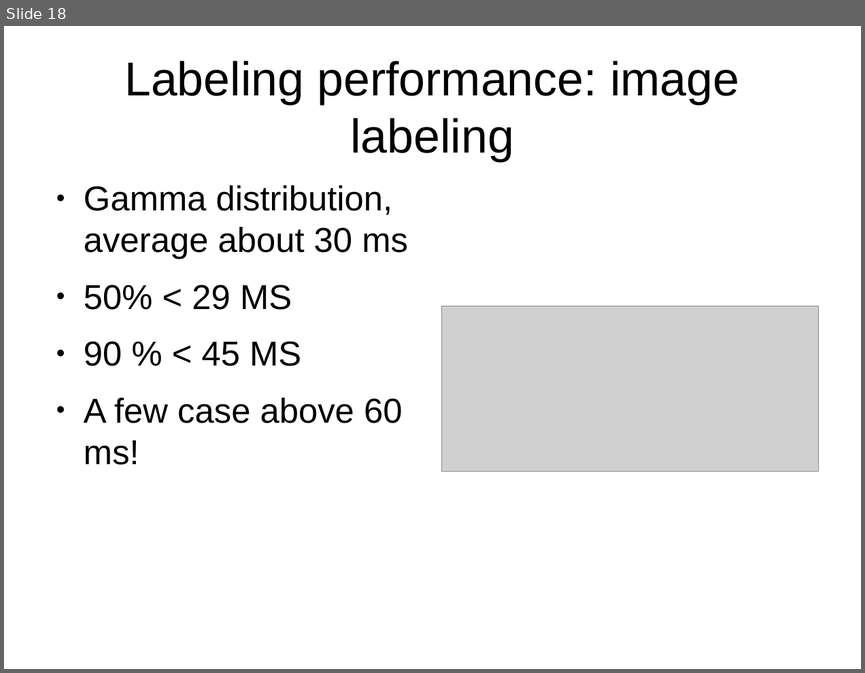
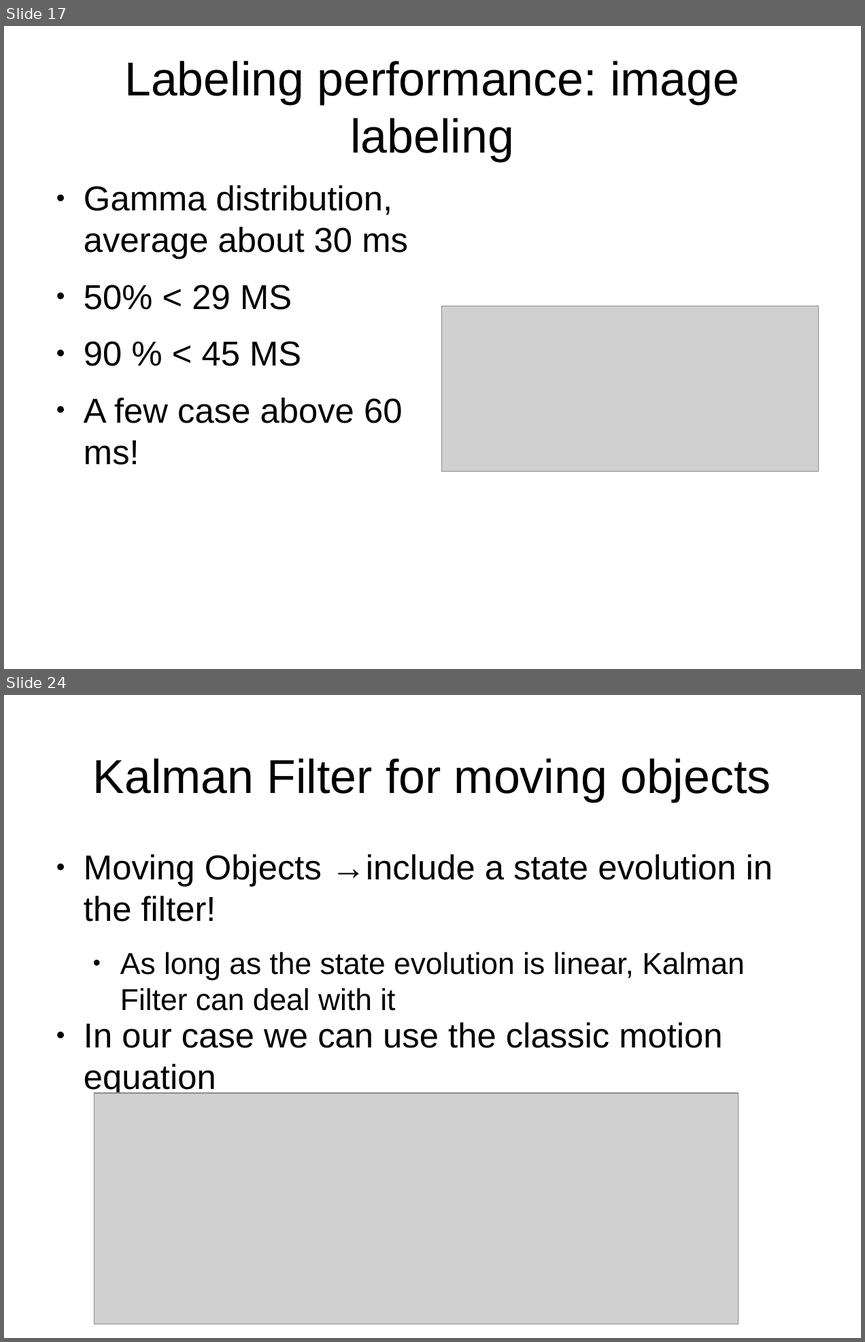
Before and after one commit to 0Chuzz/SNproject, a slide deck: slides.odp. Shown one above the other, each under a label of ours: slide 18 before the commit, slides 17 and 24 after it; the slides between them are not shown. The pictures are 865x673 and 865x1342 pixels, drawn with LibreOffice and Linux fonts; fonts in the diff are those of the drawing; grey boxes stand for pictures. Boxes give left, top, right and bottom in pixels: in the first picture for what was removed or moved away, otherwise in the second. Text is boxed around its words. In the diff, an @@ line names an element or a change of style, - is before the commit and + after.

```diff
--- a/slides.odp
+++ b/slides.odp
@@ slide 24 added at [4, 695, 861, 1338], background #FFFFFF @@
@@ title added at [93, 758, 770, 802], 44 pt, text #000000 @@
+Kalman Filter for moving objects
@@ text added at [84, 854, 773, 1011], 28 pt, text #000000 @@
+● Moving Objects →include a state evolution in the filter!
+  ● As long as the state evolution is linear, Kalman Filter can deal with it
@@ text added at [84, 1022, 722, 1096], 32 pt, text #000000 @@
+● In our case we can use the classic motion equation
@@ picture added at [94, 1093, 738, 1324] @@
@@ what was slide 18 is now slide 17 @@
```
Also in this commit, not shown: 8 slides changed, 34 other slides added, 17 slides removed, 3 other files.
